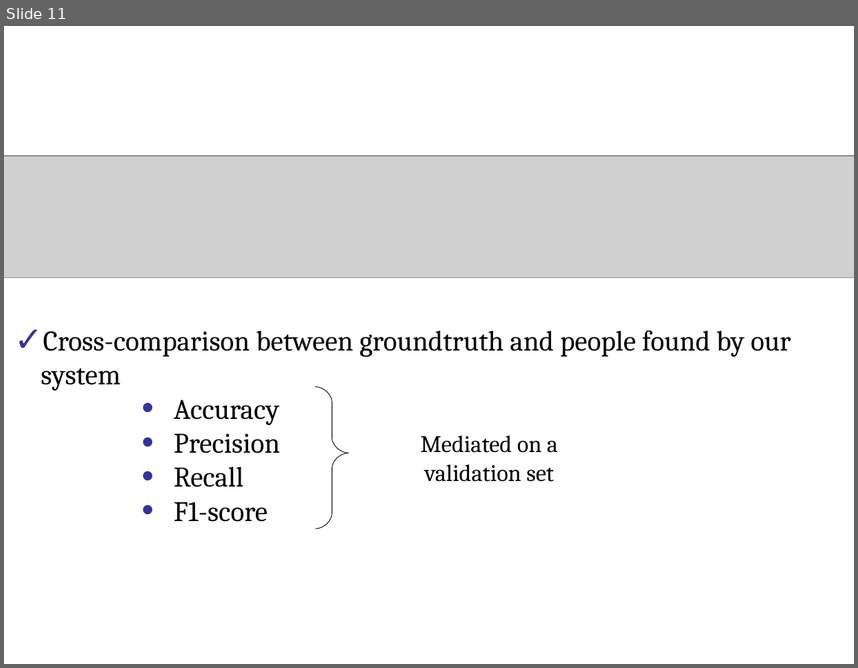
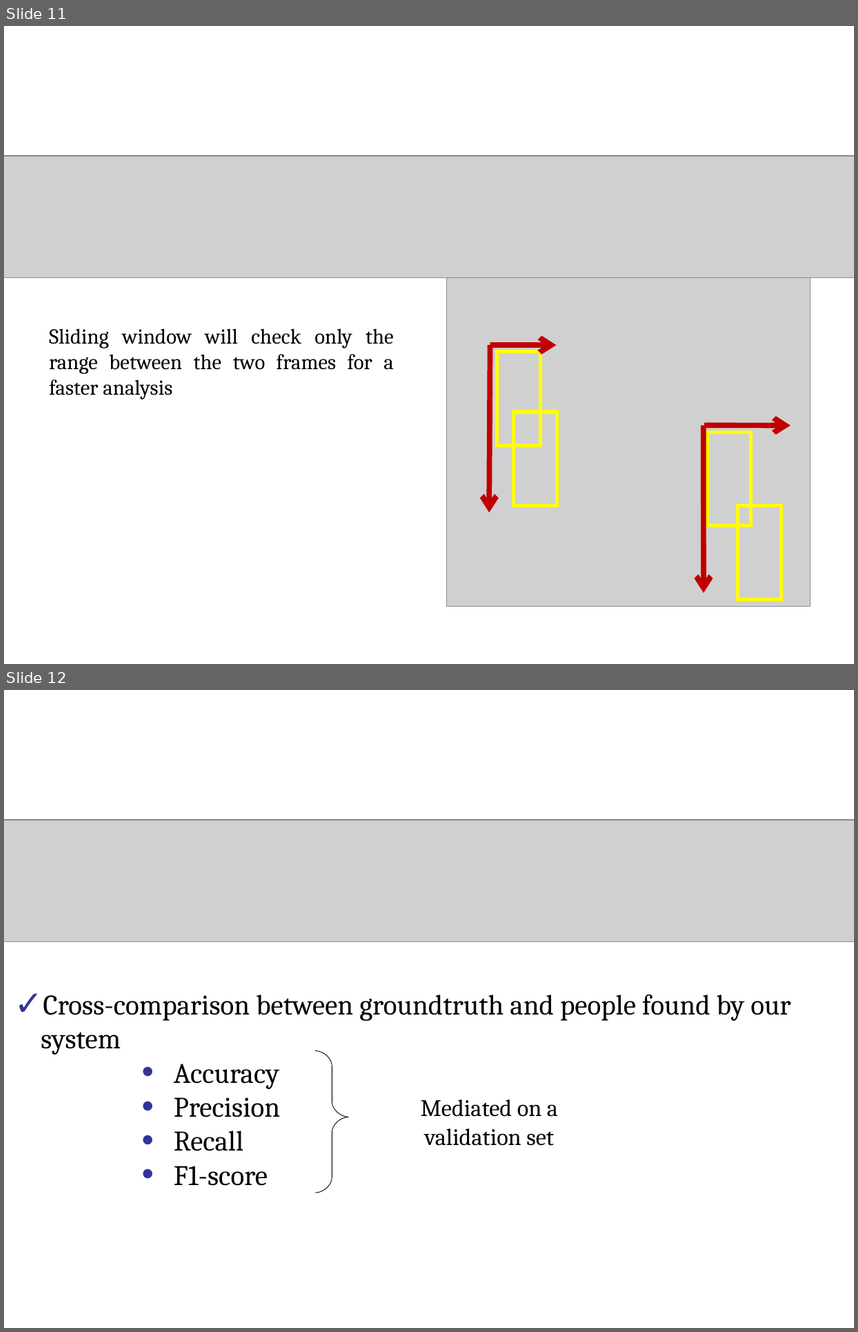
Before and after one commit to Daguerreo/ppd, a slide deck: presentazione/2394.ppt. Shown one above the other, each under a label of ours: slide 11 before the commit, slides 11 and 12 after it. The pictures are 858x668 and 858x1332 pixels, drawn with LibreOffice and Linux fonts; fonts in the diff are those of the drawing; grey boxes stand for pictures; background and template pictures are left out. Boxes give left, top, right and bottom in pixels: in the first picture for what was removed or moved away, otherwise in the second. Text is boxed around its words. In the diff, an @@ line names an element or a change of style, - is before the commit and + after.

```diff
--- a/presentazione/2394.ppt
+++ b/presentazione/2394.ppt
@@ slide 11 added at [4,26,854,664], background picture (left out) @@
@@ title added at [41,44,806,135], 60 pt, text #FFFFFF @@
+Software
@@ picture added at [4,156,854,278] @@
@@ picture added at [447,271,811,606] @@
@@ text added at [49,328,394,399], 18 pt, text #000000 @@
+Sliding window will check only the range between the two frames for a faster analysis
@@ arrow added from (490, 345) to (489, 512), #C00000 4.51 pt @@
@@ arrow added from (490, 345) to (557, 345), #C00000 4.51 pt @@
@@ rectangle added at [497,352,540,445], outline #FFFF00 3 pt @@
@@ rectangle added at [513,412,557,506], outline #FFFF00 3 pt @@
@@ arrow added from (704, 425) to (704, 592), #C00000 4.51 pt @@
@@ arrow added from (704, 425) to (791, 426), #C00000 4.51 pt @@
@@ rectangle added at [708,432,751,525], outline #FFFF00 3 pt @@
@@ rectangle added at [737,506,781,599], outline #FFFF00 3 pt @@
@@ what was slide 11 is now slide 12 @@
```
Also in this commit, not shown: 5 slides changed.
